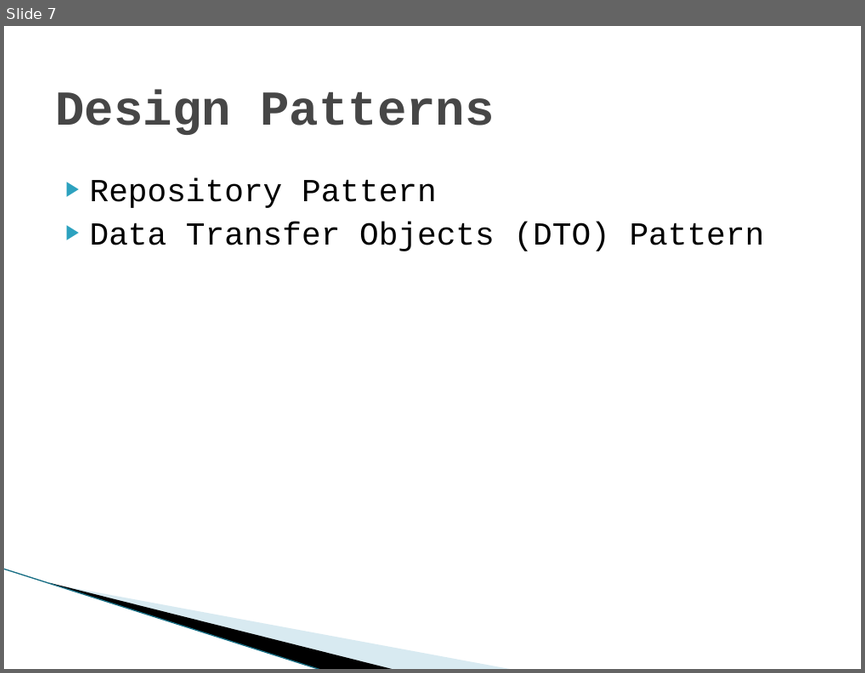
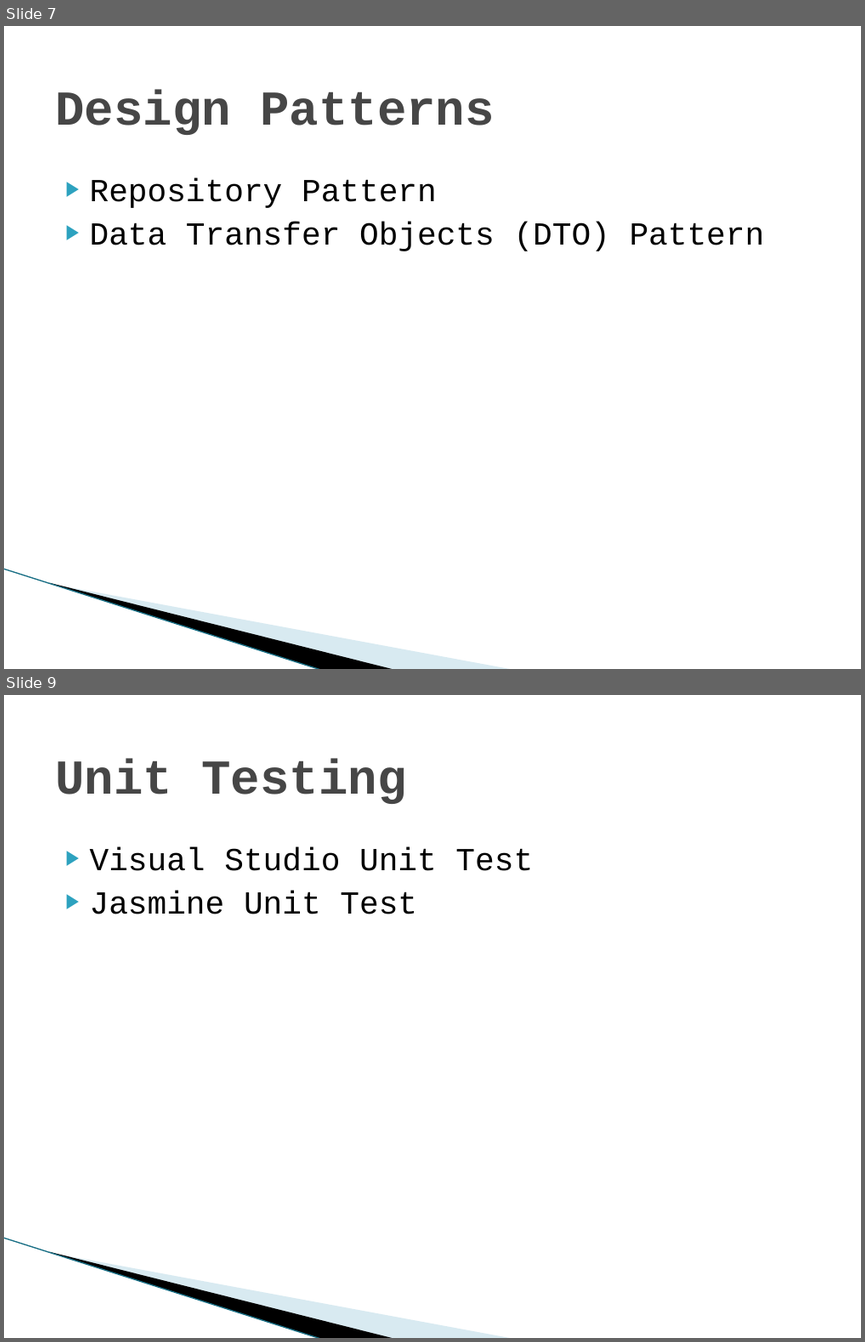
Before and after one commit to jeffflater/AddressBookDemo, a slide deck: Main/Docs/AddressBookDemo.pptx. Shown one above the other, each under a label of ours: slide 7 before the commit, slides 7 and 9 after it; the slides between them are not shown. The pictures are 865x673 and 865x1342 pixels, drawn with LibreOffice and Linux fonts; fonts in the diff are those of the drawing; background and template pictures are left out. Boxes give left, top, right and bottom in pixels: in the first picture for what was removed or moved away, otherwise in the second. Text is boxed around its words. In the diff, an @@ line names an element or a change of style, - is before the commit and + after.

```diff
--- a/Main/Docs/AddressBookDemo.pptx
+++ b/Main/Docs/AddressBookDemo.pptx
@@ slide 9 added at bbox=[4, 695, 861, 1338], background #FFFFFF; not listed: 3 template elements that a slide beside it also shows @@
@@ title added at bbox=[55, 758, 406, 804], 41 pt, text #464646, bold @@
+Unit Testing
@@ text added at bbox=[90, 847, 533, 914], 27 pt, text #000000 @@
+▶ Visual Studio Unit Test
+▶ Jasmine Unit Test
```
Also in this commit, not shown: 4 slides changed, 3 other slides added, 1 slide removed, 51 other files.
